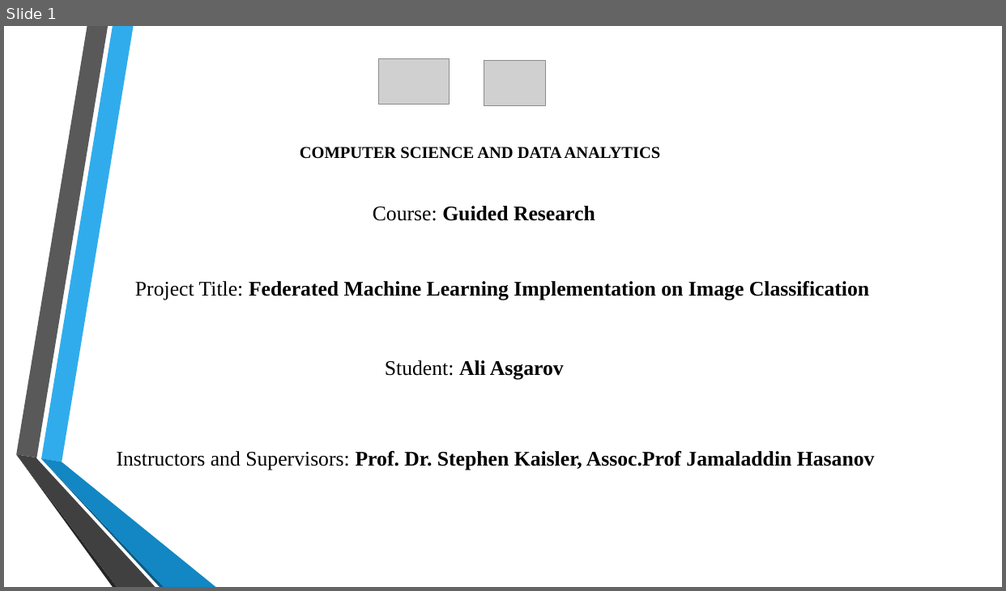
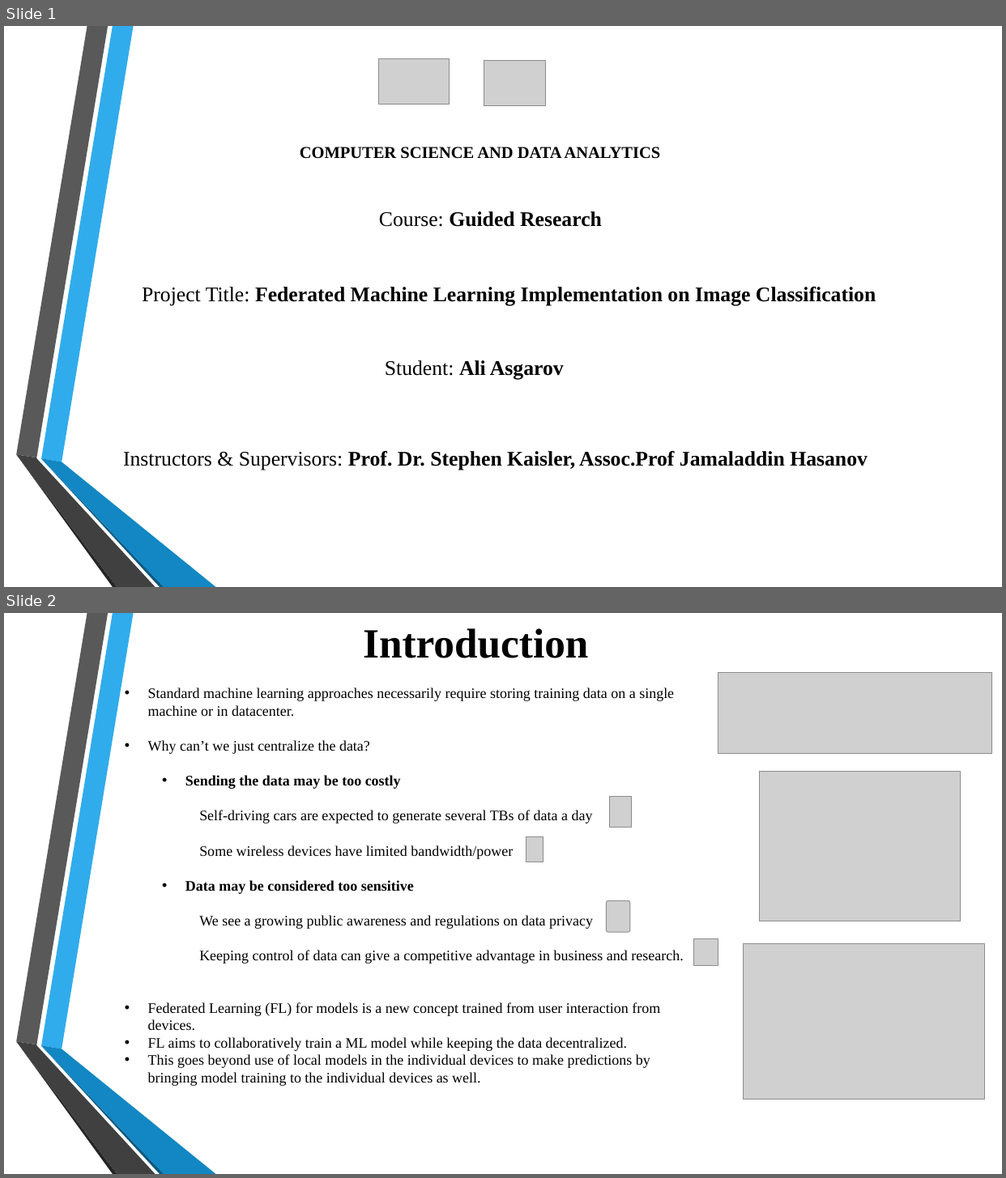
Before and after one commit to ADA-GWU/guidedresearchproject-aliasgerovs, a slide deck: presentations/Final_Presentation.pptx. Shown one above the other, each under a label of ours: slide 1 before the commit, slides 1 and 2 after it. The pictures are 1006x591 and 1006x1178 pixels, drawn with LibreOffice and Linux fonts; fonts in the diff are those of the drawing; grey boxes stand for pictures; background and template pictures are left out. Boxes give left, top, right and bottom in pixels: in the first picture for what was removed or moved away, otherwise in the second. Text is boxed around its words. In the diff, an @@ line names an element or a change of style, - is before the commit and + after.

```diff
--- a/presentations/Final_Presentation.pptx
+++ b/presentations/Final_Presentation.pptx
@@ slide 2 added at bbox=[4, 613, 1002, 1174], background picture (left out); not listed: 6 template elements that a slide beside it also shows @@
@@ title added at bbox=[363, 628, 588, 658], 40 pt, text #000000, bold @@
+Introduction
@@ picture added at bbox=[718, 673, 992, 754] @@
@@ text added at bbox=[148, 688, 683, 1086], 14 pt, text #000000 @@
+• Standard machine learning approaches necessarily require storing training data on a single machine or in datacenter.
+• Why can’t we just centralize the data?
+  • Sending the data may be too costly
+  Self-driving cars are expected to generate several TBs of data a day
+  Some wireless devices have limited bandwidth/power
+  • Data may be considered too sensitive
+We see a growing public awareness and regulations on data privacy
+Keeping control of data can give a competitive advantage in business and research.
+• Federated Learning (FL) for models is a new concept trained from user interaction from devices.
+• FL aims to collaboratively train a ML model while keeping the data decentralized.
+• This goes beyond use of local models in the individual devices to make predictions by bringing model training to the individual devices as well.
@@ picture added at bbox=[760, 771, 960, 922] @@
@@ picture added at bbox=[610, 796, 632, 827] @@
@@ picture added at bbox=[526, 837, 543, 862] @@
@@ picture added at bbox=[607, 901, 631, 933] @@
@@ picture added at bbox=[694, 939, 718, 965] @@
@@ picture added at bbox=[744, 944, 985, 1100] @@
@@ slide 1 changed as well @@
@@ title "Course: Guided Research Project Title: ...": place and size @@
-title "Course: Guided Research Project Title: ..." at bbox=[135, 206, 869, 300]
+title "Course: Guided Research Project Title: ..." at bbox=[142, 211, 876, 305]
@@ text at bbox=[123, 451, 867, 470]: text changed @@
-Instructors and Supervisors: Prof. Dr. Stephen Kaisler, Assoc.Prof Jamaladdin Hasanov
+Instructors & Supervisors: Prof. Dr. Stephen Kaisler, Assoc.Prof Jamaladdin Hasanov
```
Also in this commit, not shown: 12 other slides added, 2 slides removed.
